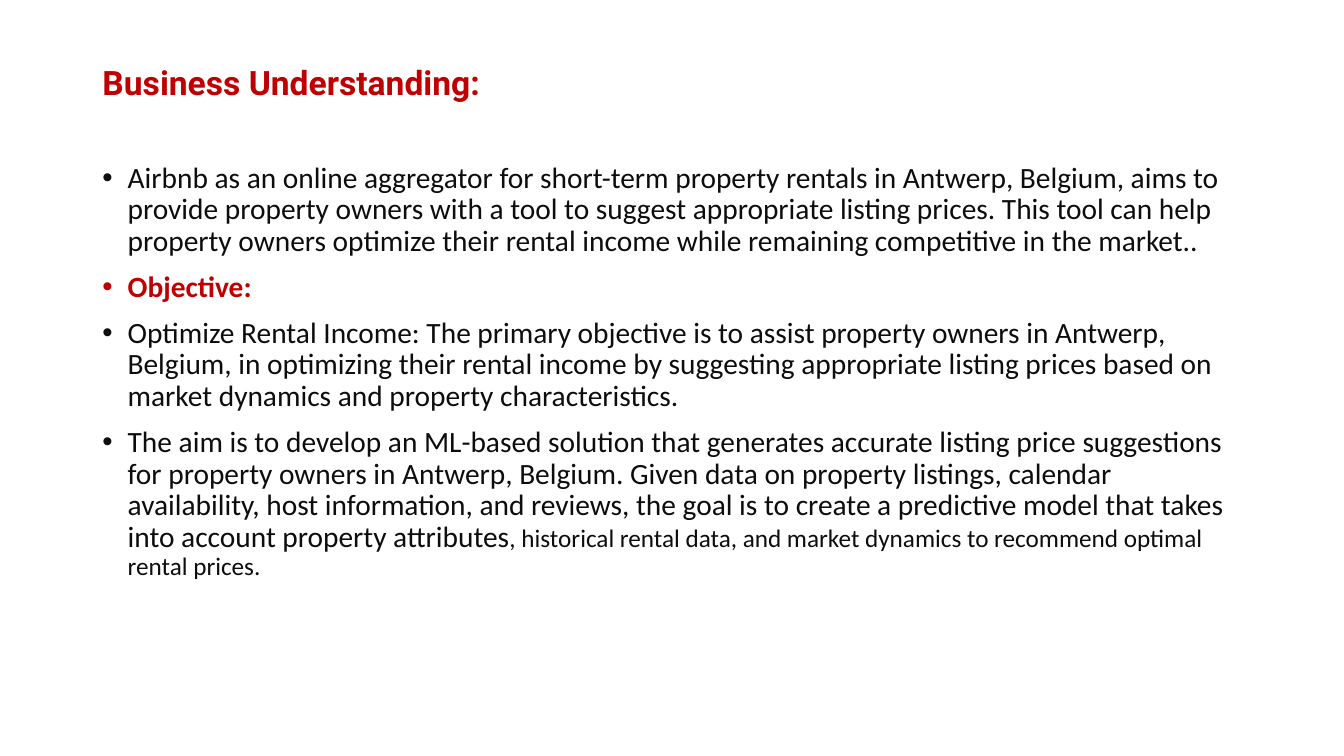
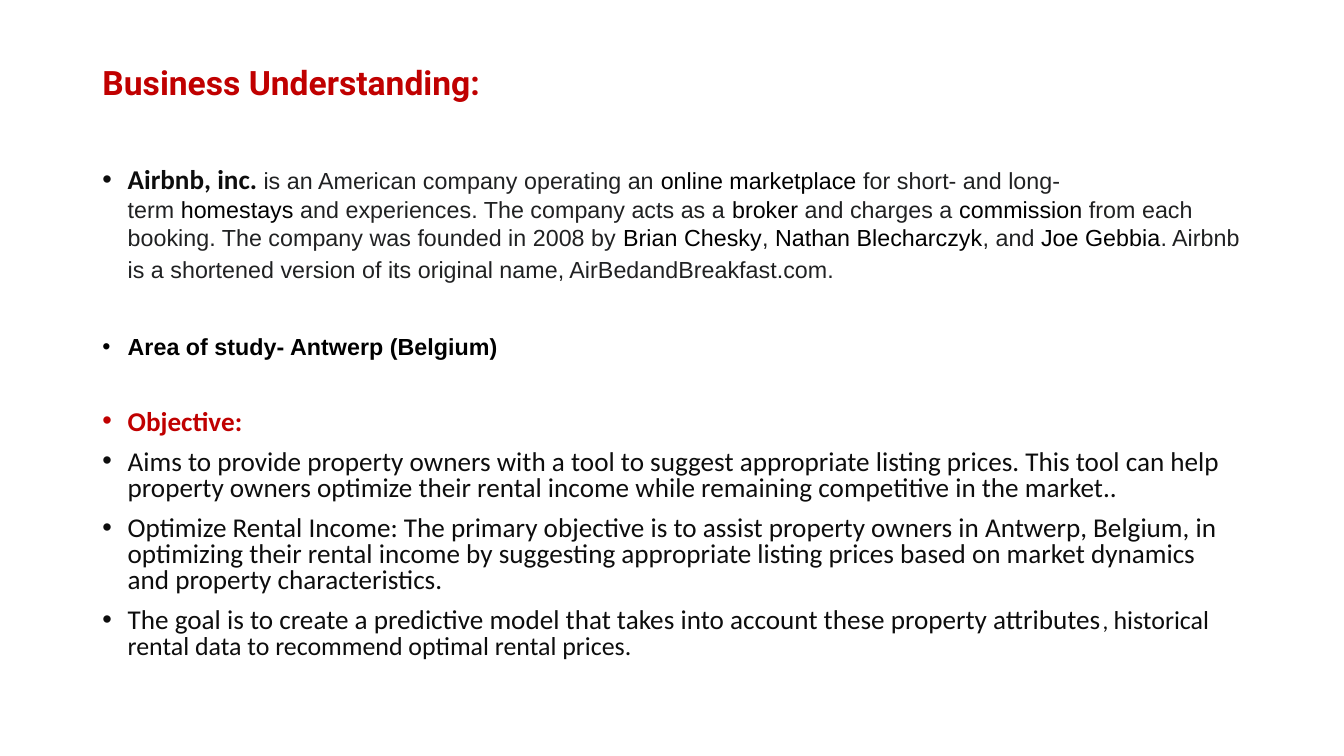
Before and after one commit to VarshaPimple/Airbnb_Price_Prediction, a slide deck: slide 2 of AIRBNB.pptx. Drawn at 1344x756 pixels with LibreOffice and Linux fonts; fonts in the diff are those of the drawing. Boxes give left, top, right and bottom in pixels: in the first picture for what was removed or moved away, otherwise in the second. Text is boxed around its words. In the diff, an @@ line names an element or a change of style, - is before the commit and + after.

```diff
--- a/AIRBNB.pptx
+++ b/AIRBNB.pptx
@@ text at bbox=[128, 170, 1239, 360]: text changed; size 21 to 16.6 pt; font Calibri to Arial; text colour #0D0D0D to #202122 @@
-• Airbnb as an online aggregator for short-term property rentals in Antwerp, Belgium, aims to provide property owners with a tool to suggest appropriate listing prices. This tool can help property owners optimize their rental income while remaining competitive in the market..
+• Airbnb, inc. is an American company operating an online marketplace for short- and long-term homestays and experiences. The company acts as a broker and charges a commission from each booking. The company was founded in 2008 by Brian Chesky, Nathan Blecharczyk, and Joe Gebbia. Airbnb is a shortened version of its original name, AirBedandBreakfast.com.
+• Area of study- Antwerp (Belgium)
@@ text at bbox=[128, 412, 1216, 594]: size 21 to 19.4 pt in "Objective:", "Optimize Rental Income: The primary objective is ..."; line spacing 0.9 to 0.8 @@
@@ text at bbox=[128, 452, 1218, 502]: paragraph added @@
+• Aims to provide property owners with a tool to suggest appropriate listing prices. This tool can help property owners optimize their rental income while remaining competitive in the market..
@@ text at bbox=[128, 610, 1209, 660]: text changed; size 21 to 19.4 pt @@
-• The aim is to develop an ML-based solution that generates accurate listing price suggestions for property owners in Antwerp, Belgium. Given data on property listings, calendar availability, host information, and reviews, the goal is to create a predictive model that takes into account property attributes, historical rental data, and market dynamics to recommend optimal rental prices.
+• The goal is to create a predictive model that takes into account these property attributes, historical rental data to recommend optimal rental prices.
```
Also in this commit, not shown: 6 other slides changed.
